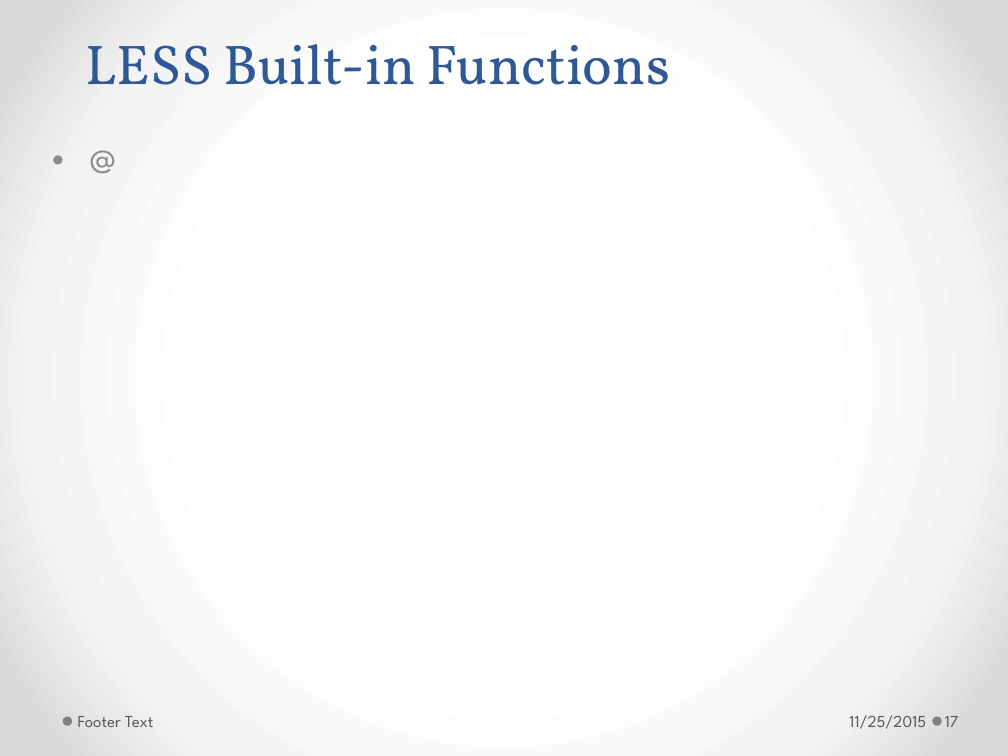
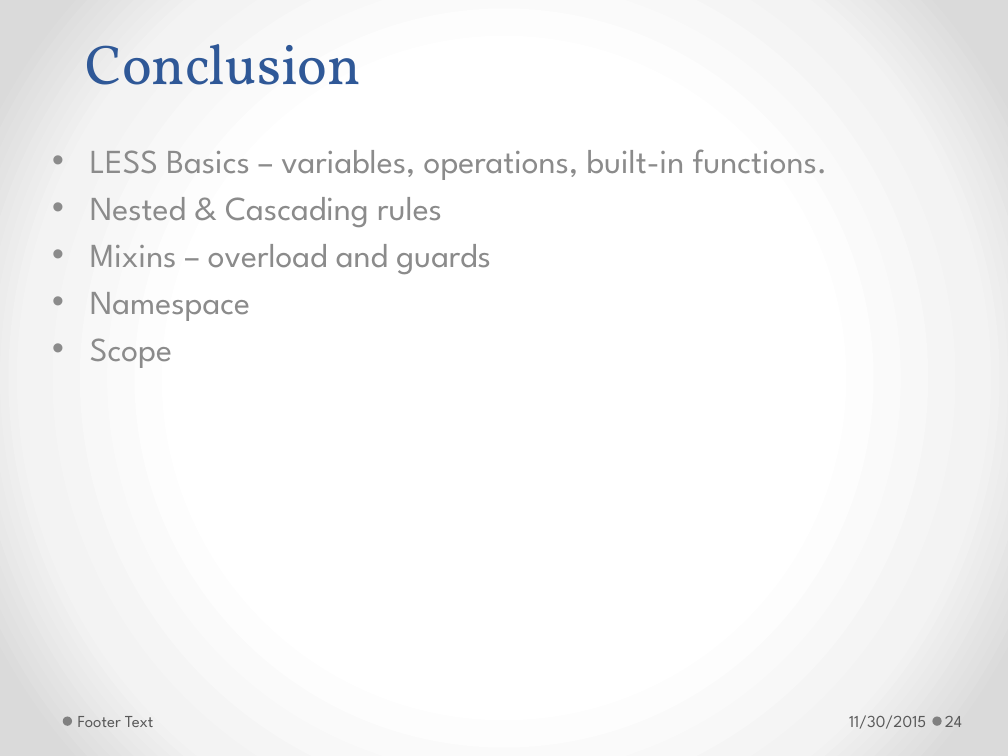
Before and after one commit to h-t-tran/work, a slide deck: slide 24 of brownbag/less/tech-presentation-less.pptx (slide 17 before the commit). Drawn at 1008x756 pixels with LibreOffice and Linux fonts; fonts in the diff are those of the drawing. Boxes give left, top, right and bottom in pixels: in the first picture for what was removed or moved away, otherwise in the second. Text is boxed around its words. In the diff, an @@ line names an element or a change of style, - is before the commit and + after.

Commit message:
complete slides

```diff
--- a/brownbag/less/tech-presentation-less.pptx
+++ b/brownbag/less/tech-presentation-less.pptx
@@ title at [86,44,361,85]: text changed @@
-LESS Built-in Functions
+Conclusion
@@ subtitle at [90,149,828,368]: text changed @@
-• @
+• LESS Basics – variables, operations, built-in functions.
+• Nested & Cascading rules
+• Mixins – overload and guards
+• Namespace
+• Scope
@@ text at [849,715,926,729]: text changed @@
-11/25/2015
+11/30/2015
@@ page number at [945,716,962,727]: text changed @@
-17
+24
```
Also in this commit, not shown: 4 other slides changed, 5 slides added, 1 slide removed.
